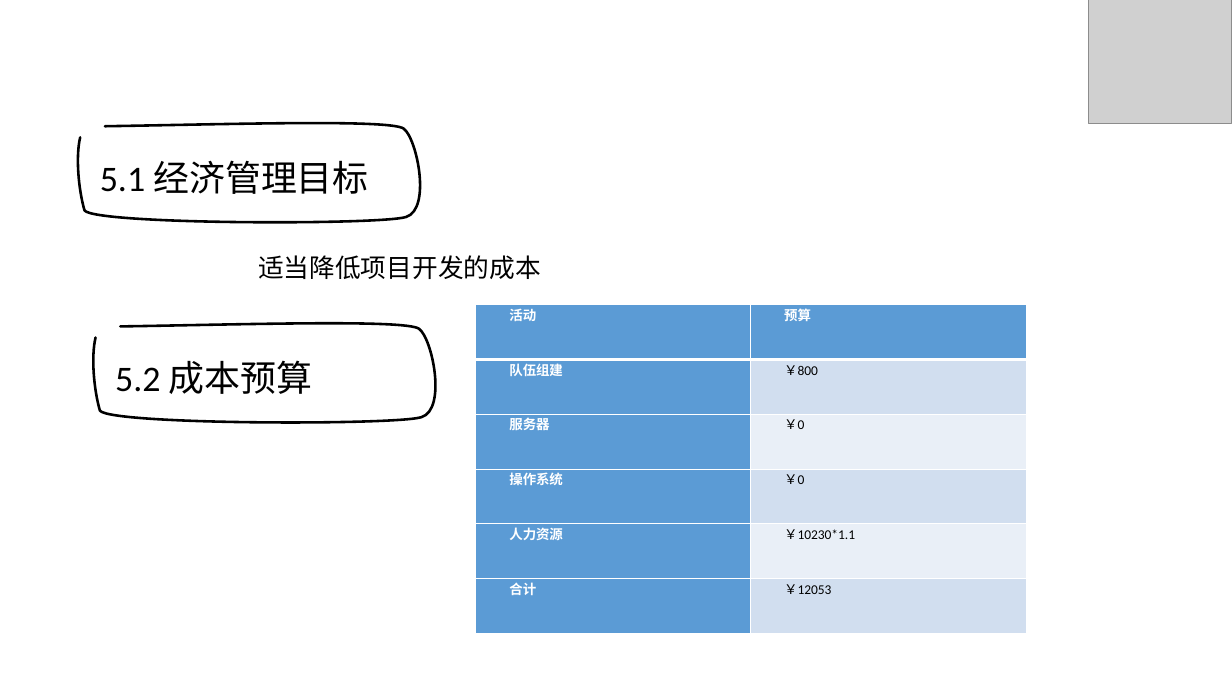
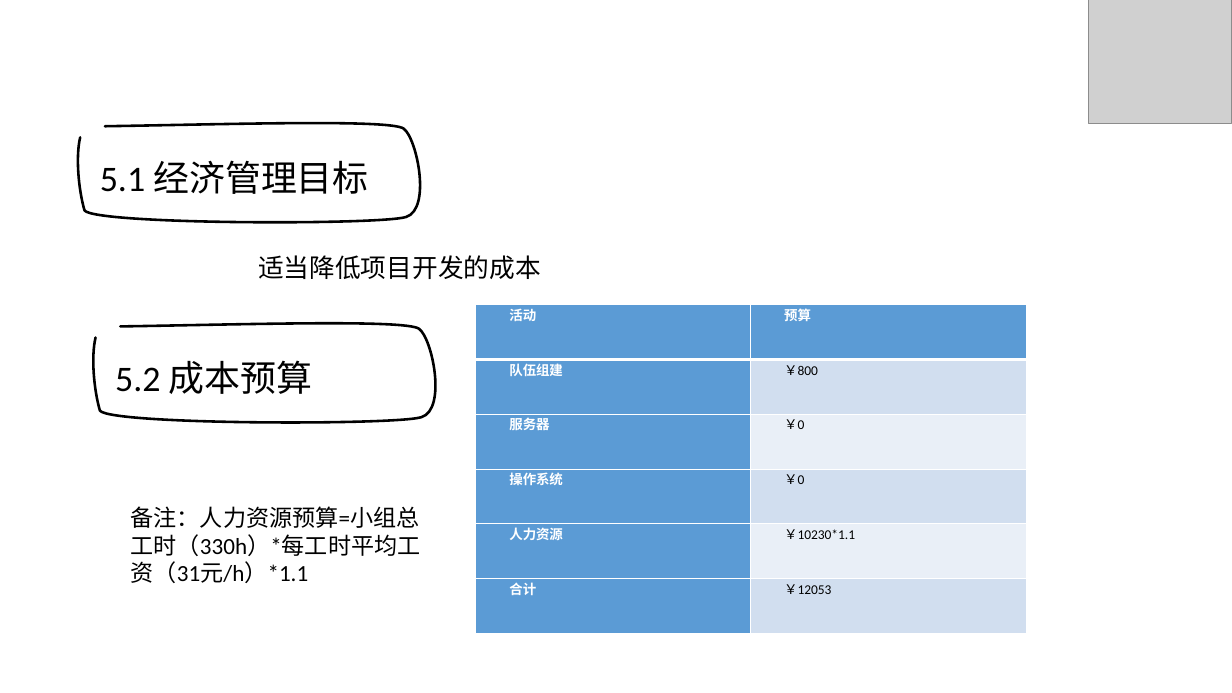
Before and after one commit to 606-Roar/2017PRD-G16, a slide deck: slide 22 of 2017113/PRD-G16-需求工程项目计划ppt-2017113.pptx. Drawn at 1232x693 pixels with LibreOffice and Linux fonts; fonts in the diff are those of the drawing; grey boxes stand for pictures. Boxes give left, top, right and bottom in pixels: in the first picture for what was removed or moved away, otherwise in the second. Text is boxed around its words. In the diff, an @@ line names an element or a change of style, - is before the commit and + after.

```diff
--- a/2017113/PRD-G16-需求工程项目计划ppt-2017113.pptx
+++ b/2017113/PRD-G16-需求工程项目计划ppt-2017113.pptx
@@ text added at <box>131,506,421,583</box>, 18 pt, text #000000 @@
+备注：人力资源预算=小组总工时（330h）*每工时平均工资（31元/h）*1.1
```
Also in this commit, not shown: 1 other slide changed, 1 other file.
